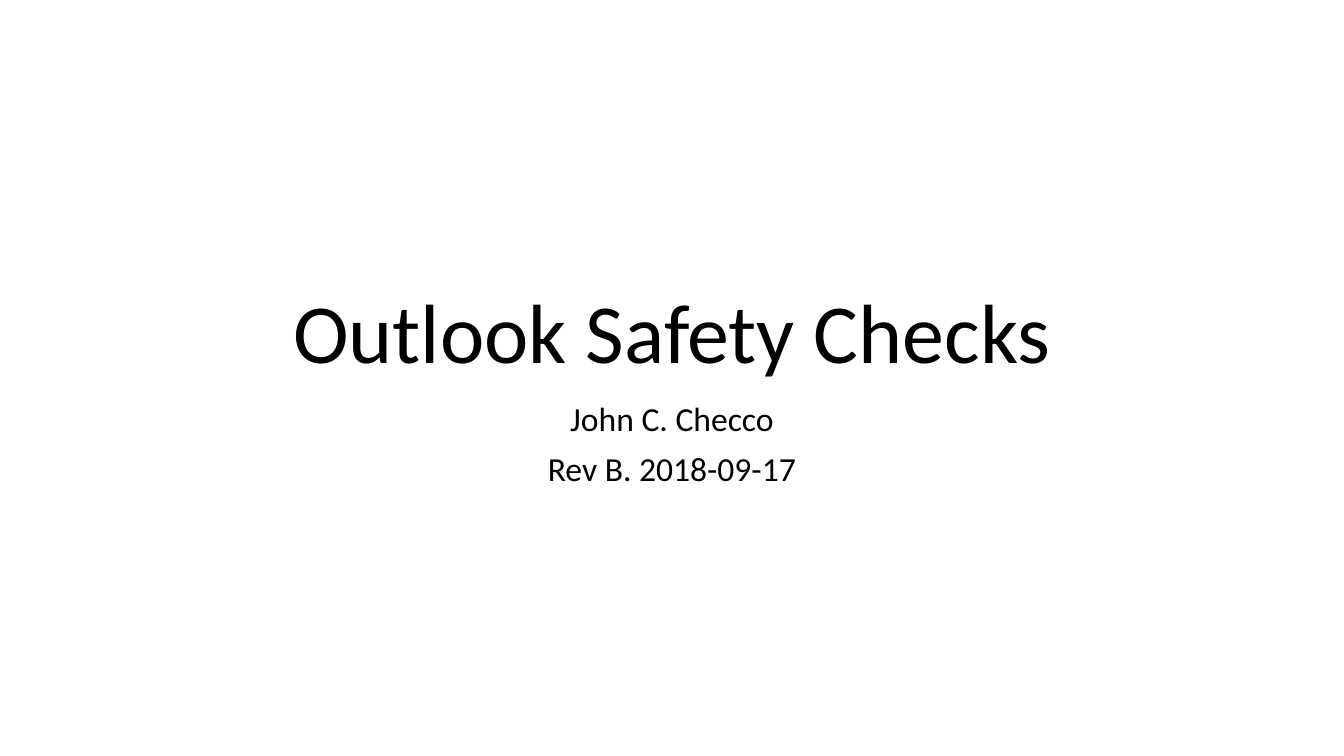
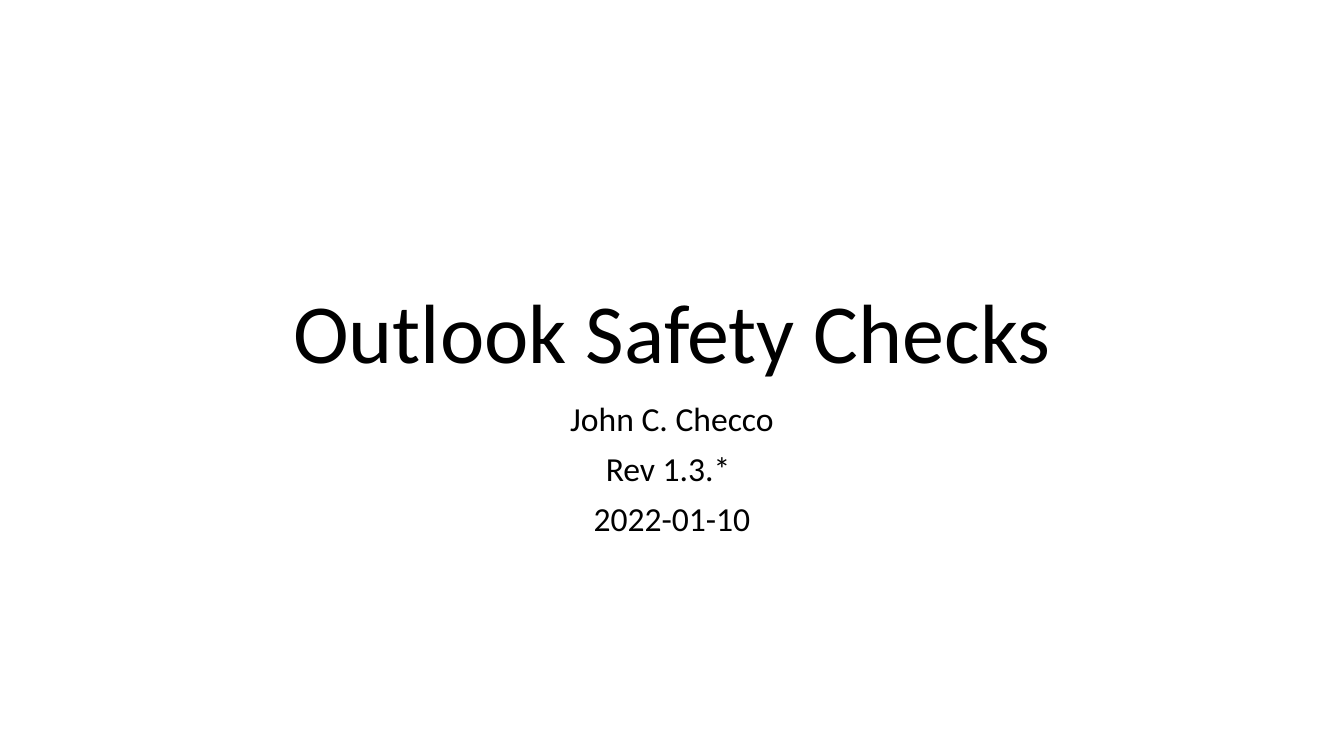
Before and after one commit to CodeChex/OutlookSafetyChecks, a slide deck: slide 1 of Outlook Safety Check.pptx. Drawn at 1344x756 pixels with LibreOffice and Linux fonts; fonts in the diff are those of the drawing. Boxes give left, top, right and bottom in pixels: in the first picture for what was removed or moved away, otherwise in the second. Text is boxed around its words. In the diff, an @@ line names an element or a change of style, - is before the commit and + after.

Commit message:
Revamped to include more checks

```diff
--- a/Outlook Safety Check.pptx
+++ b/Outlook Safety Check.pptx
@@ subtitle at [594, 457, 751, 532]: text changed @@
-Rev B. 2018-09-17
+Rev 1.3.*
+2022-01-10
```
Also in this commit, not shown: 5 other slides changed, 51 other files.
